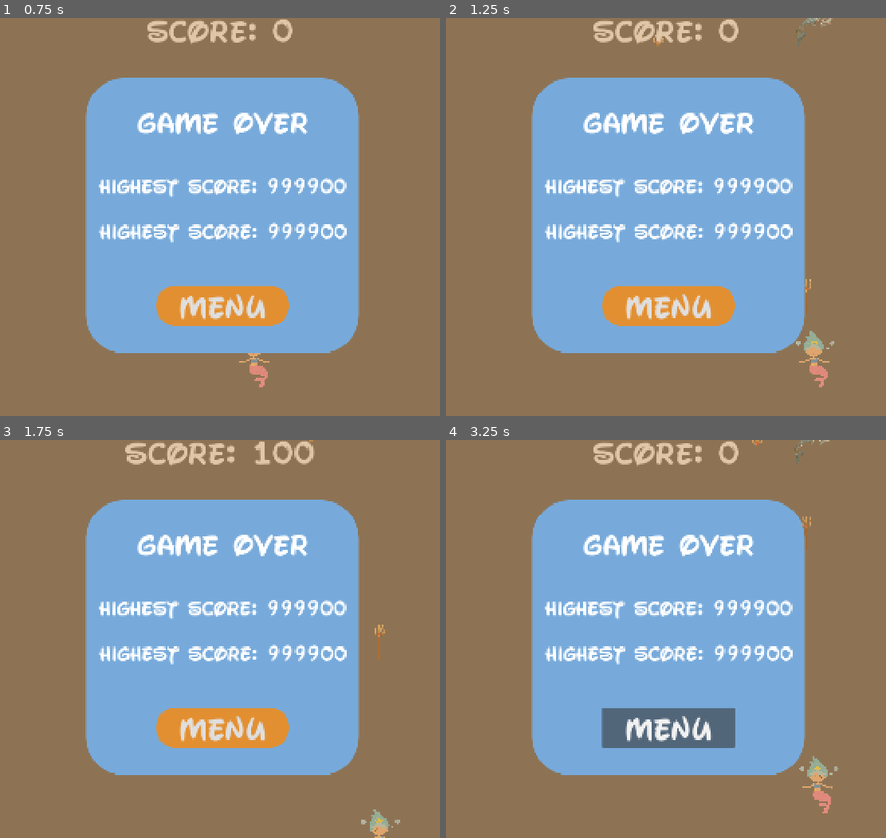
Above: before the commit, frames 1-4 (two rows, left to right).
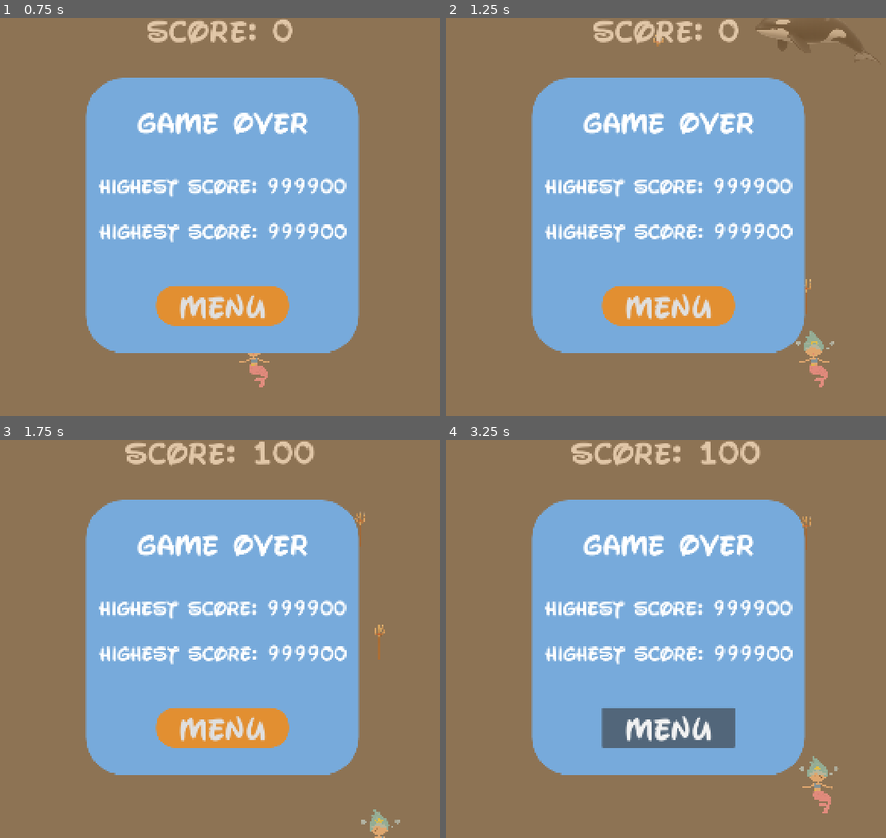
Above: after the commit, the same moments.

Repository: mnurbol-glitch/A-Mermaids-Tale
Game: Godot game, scene res://scenes/Game_Fizza.tscn
Same seed, same stepped clock (60 frames per second), same inputs: the game is played once before the commit and once after it. This scene is started directly instead of the project's main scene.
Inputs:
- Up to frame 1 (0.75 s): tap Enter at 0.5 s; hold Right (move_right) from 0.53 s (still down); hold Space (shoot) from 0.53 s (still down)
- Up to frame 2 (1.25 s): keep holding Right (move_right); keep holding Space (shoot)
- Up to frame 3 (1.75 s): release Right (move_right) at 1.28 s; release Space (shoot) at 1.28 s; hold Down (move_down) from 1.28 s (still down); tap Space (shoot) at 1.35 s
- Up to frame 4 (3.25 s): tap R (reset) at 2 s; release Down (move_down) at 2.03 s; hold Right (move_right) 2.03-2.75 s; hold Space (shoot) 2.03-2.75 s; click "MENU" at 2.75 s

Frame 1 is identical in both runs. In frame 2, 0.7% of the frame differs, in the area x 70-95%, y 0-9%; in frame 3, less than 0.1%; in frame 4, 1.1%, in the area x 28-88%, y 0-7%.

Commit message:
added enemyFizza icon (asset/texture)

Diff:
--- a/a-mermaids-tale-game/scenes/diver_enemyFizza.tscn
+++ b/a-mermaids-tale-game/scenes/diver_enemyFizza.tscn
@@ -13,5 +13,5 @@
 texture = ExtResource("2_olvia")
 
 [node name="CollisionPolygon2D" parent="." index="1" unique_id=1924963564]
-position = Vector2(1, 0)
+position = Vector2(-2, -12)
 polygon = PackedVector2Array(-17, 24, -36, 1, -16, 9, -10, -14, 1, -36, -3, -45, -12, -52, -14, -63, -2, -57, 6, -51, 19, -52, 7, -37, 21, 7, 35, 8, 25, 14, 33, 19, 21, 21, 3, 57, -3, 67, -10, 62, -17, 41)
--- a/a-mermaids-tale-game/scenes/enemyFizza.tscn
+++ b/a-mermaids-tale-game/scenes/enemyFizza.tscn
@@ -1,7 +1,7 @@
 [gd_scene format=3 uid="uid://btcpkxq4ma2xx"]
 
 [ext_resource type="Script" uid="uid://cctuns8gyooxo" path="res://scripts/enemy.gd" id="1_limwj"]
-[ext_resource type="Texture2D" uid="uid://qxg8w4rnr2cf" path="res://assets/pngimg.com - mermaid_PNG3.png" id="2_limwj"]
+[ext_resource type="Texture2D" uid="uid://b1q33t50e7ic" path="res://assets/enemy.png" id="2_limwj"]
 
 [node name="Enemy" type="Area2D" unique_id=1823678090]
 collision_layer = 2
@@ -9,13 +9,14 @@
 script = ExtResource("1_limwj")
 
 [node name="Sprite2D" type="Sprite2D" parent="." unique_id=286168872]
-position = Vector2(8, 9)
-rotation = 1.5707964
-scale = Vector2(0.022241084, 0.022241084)
+position = Vector2(20, 3)
+scale = Vector2(0.5, 0.5)
 texture = ExtResource("2_limwj")
 
 [node name="CollisionPolygon2D" type="CollisionPolygon2D" parent="." unique_id=1924963564]
-polygon = PackedVector2Array(-13, 25, -20, 10, -29, -10, -30, -21, -29, -36, -11, -43, 2, -41, 7, -37, 9, -54, 12, -87, 26, -69, 32, -39, 25, -17, 14, -16, -3, -16, 9, 15, 16, 37, 13, 69, 8, 85, 0, 86, -6, 73)
+position = Vector2(20.852816, -17.449076)
+scale = Vector2(1.3575444, 1.2054834)
+polygon = PackedVector2Array(-140.02972, -10.809252, -55.274887, -29.101831, -38.32392, -15.798138, -54.537888, -31.596273, -17.687963, -59.866623, -16.950964, -62.36107, 2, -41, 7, -37, -23.58395, -64.02403, 4.4219913, -71.507355, 28.742943, -63.19255, 14.73997, -39.079605, 58.959885, 3.325924, 26.531948, -21.618504, 53.063892, -0.83148193, 131.92273, 99.77771, 73.699844, 106.42956, 16, 37, 13, 69, 8, 85, 0, 86, -103.179794, 66.51848)
 
 [node name="VisibleOnScreenNotifier2D" type="VisibleOnScreenNotifier2D" parent="." unique_id=743832035]
 position = Vector2(-10, -125)
Binary file added: a-mermaids-tale-game/assets/enemy.png
Not shown, added: a-mermaids-tale-game/assets/enemy.png.import
Binary file added: a-mermaids-tale-game/scenes/enemy.png
Not shown, added: a-mermaids-tale-game/scenes/enemy.png.import
Not shown, added: a-mermaids-tale-game/assets/diver_enemy.avif
